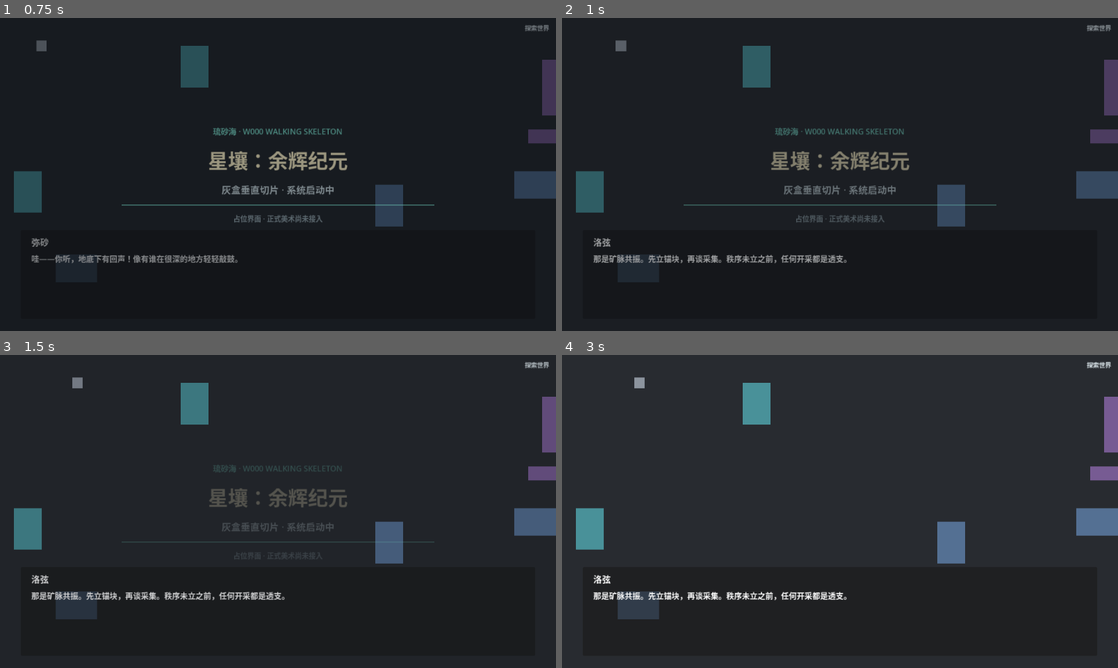
Above: before the commit, frames 1-4 (two rows, left to right).
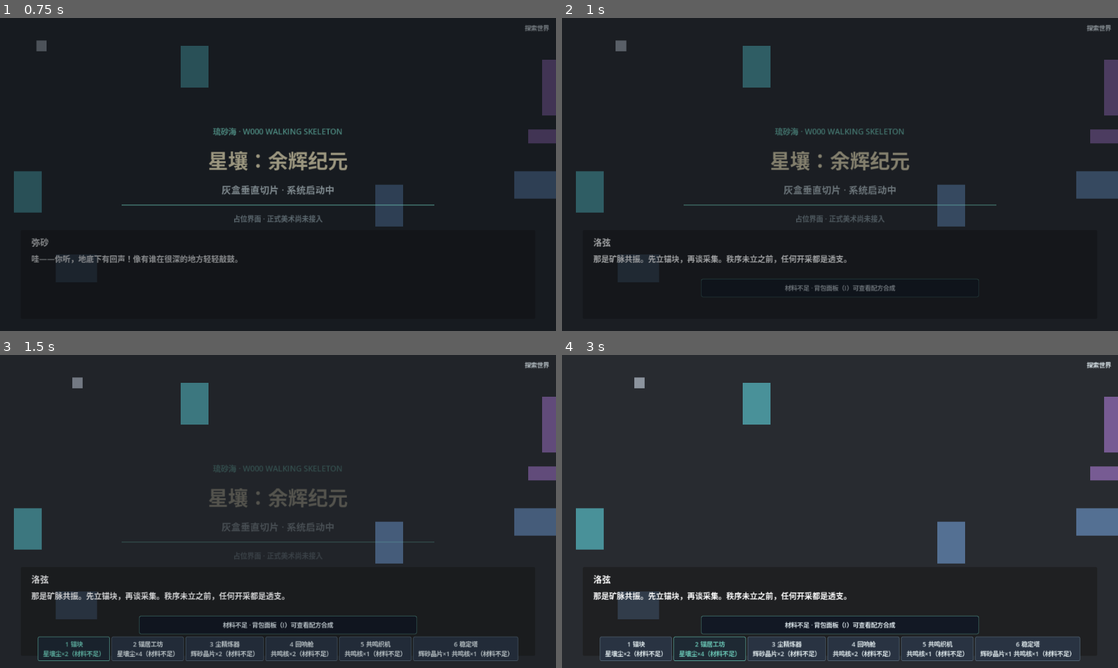
Above: after the commit, the same moments.

Repository: Asunainlove/GAMEGLM
Game: Godot game, scene res://scenes/app.tscn
The game is run twice, just before and just after one commit, with the same random seed, the same clock (stepped at 60 frames per second) and the same inputs.
Inputs (mouse positions are in pixels of both pictures, inside the frame that each line leads up to):
- Up to frame 1 (0.75 s): tap Enter (ui_accept) at 0.5 s; move the mouse to (400, 158) at 0.52 s; press the mouse at (400, 158) at 0.53 s; hold D (move_right) from 0.53 s (still down)
- Up to frame 2 (1 s): keep holding D (move_right); tap Enter (ui_accept) at 0.77 s; right-click (962, 158) at 0.8 s
- Up to frame 3 (1.5 s): release D (move_right) at 1.25 s; release the mouse at (400, 495) at 1.25 s; drag from (166, 527) to (77, 383) at 1.27 s
- Up to frame 4 (3 s): click (634, 649) at 2 s, where only the run after the commit has a clickable "1 锚块 星壤尘×2（材料不足）"; click (712, 649) at 2.75 s, where only the run after the commit has a clickable "2 锚居工坊 星壤尘×4（材料不足）"

Frame 1 is identical in both runs. In frame 2, 0.2% of the frame differs, in the area x 25-75%, y 83-88%; in frame 3, 5.5%; in frame 4, 5.7%, in the area x 6-94%, y 83-98%.

Commit message:
feat(ui): one-shot hint toast queue with six first-action triggers and callback persistence (476/476, W003-A3)

Diff:
--- a/scenes/ui_hud.tscn
+++ b/scenes/ui_hud.tscn
@@ -82,6 +82,28 @@
 grow_vertical = 0
 theme = ExtResource("2_theme")
 
+[node name="HintToast" type="PanelContainer" parent="."]
+visible = false
+layout_mode = 3
+anchors_preset = 7
+anchor_left = 0.5
+anchor_top = 1.0
+anchor_right = 0.5
+anchor_bottom = 1.0
+offset_left = -320.0
+offset_top = -112.0
+offset_right = 320.0
+offset_bottom = -78.0
+grow_horizontal = 2
+grow_vertical = 0
+mouse_filter = 2
+theme = ExtResource("2_theme")
+
+[node name="HintLabel" type="Label" parent="HintToast"]
+layout_mode = 2
+horizontal_alignment = 1
+vertical_alignment = 1
+
 [node name="MenuPanel" type="PanelContainer" parent="."]
 visible = false
 layout_mode = 3
--- a/src/integration/game_session.gd
+++ b/src/integration/game_session.gd
@@ -29,6 +29,11 @@
 ##   hp_multiplier=Progression.boss_hp_multiplier）→ encounter_finished →
 ##   胜利时 Progression.react(encounter_won)；卸载战斗场景，战败保留 due flag。
 ## - 结局链：Progression.ending_ready 且 due_event 为空且无战斗 → ending.tscn。
+## - 引导链（W003-A3）：首次操作提示经 HUD HintToast 队列展示——开局 2s 总提示、
+##   首次选中建筑、首次材料不足建造失败、首次进入矿井（mine_entered 置位后）、
+##   遭遇触发前由本节点触发；首次 O 覆盖层由 HUD 内部触发。一次性标记
+##   hint_<id>_seen 由本节点注入 hud.hint_seen_callback 的回调经 patch 落账
+##   （表现层不直接写状态）。
 ## - 存档链：每次 patch 提交后节流 SaveService.save_slot("auto")；启动时尝试
 ##   load → restore_snapshot。主菜单手动保存写 "manual" 槽并在 HUD 闪现提示；
 ##   重新开始先经 GameState.reset_to_initial 归零持久状态（Autoload 或注入
@@ -56,6 +61,9 @@
 const SAVE_NOTICE_TEXT: String = "已保存"
 const SAVE_NOTICE_SECONDS: float = 1.5
 
+## W003-A3 开局总提示（hint_move）的延迟秒数。
+const MOVE_HINT_DELAY_SECONDS: float = 2.0
+
 ## W002-GAP2 手工矿井/Boss 区触发链常量。事件经既有事件展示路径（start/pump/
 ## complete）驱动；mine_entered 与 encounter_leviathan_due 由事件 effect 步骤
 ## 经 EventRunner/Progression 既有语义落账，与"双胜+policy"路径写同一 flag 幂等。
@@ -113,6 +121,9 @@
 var _cached_encounters: Array = []
 var _last_save_msec: int = -1_000_000_000
 
+## W003-A3 开局总提示延迟计时器（one_shot，仅注入 HUD 时创建）。
+var _move_hint_timer: Timer = null
+
 
 func _ready() -> void:
 	_ensure_content_bootstrapped()
@@ -121,6 +132,7 @@
 	_bind_hud()
 	_try_load_autosave()
 	_reconcile_effect_flags()
+	_start_move_hint_timer()
 
 
 func _process(_delta: float) -> void:
@@ -152,6 +164,7 @@
 		return
 	var state := _snapshot()
 	_record_boss_room_checkpoint(state)
+	_show_mine_hint_if_due(state)
 	if dialogue_box != null:
 		if _mine_entry_due(state):
 			_start_event(MINE_ENTRY_EVENT_ID)
@@ -162,6 +175,8 @@
 			return
 	var encounter_id := EncounterDirector.check_triggers(state, _encounter_defs())
 	if encounter_id != "":
+		# W003-A3：首次遭遇触发前先弹战斗提示（一次性，去重与落账见 _show_hint_if_due）。
+		_show_hint_if_due(state, "battle", Hud.HINT_BATTLE_TEXT)
 		_start_encounter(encounter_id)
 		return
 	if Progression.ending_ready(state):
@@ -265,6 +280,9 @@
 		)
 	var result := building_rules.attempt_build(_snapshot(), building_def, chunk_id, cell, store)
 	if not result.is_ok:
+		# W003-A3：首次材料不足建造失败时引导去背包配方区合成；其他失败原因不提示。
+		if result.code == "insufficient_item":
+			_show_hint_if_due(_snapshot(), "craft", Hud.HINT_CRAFT_TEXT)
 		return result
 	var react_result := Progression.react(
 		_snapshot(), "built",
@@ -364,6 +382,12 @@
 	if ContentDB.get_building(building_id).is_empty():
 		return false
 	selected_building_id = building_id
+	# W003-A3：首次选中建筑提示放置方式与数字键切换（模板按建筑中文名展开，
+	# HUD 侧按稳定 hint id "place" 一次性去重，与具体建筑名无关）。
+	_show_hint_if_due(
+		_snapshot(), "place",
+		Hud.HINT_PLACE_TEMPLATE % str(ContentDB.get_building(building_id).get("name_zh", building_id))
+	)
 	return true
 
 
@@ -908,6 +932,9 @@
 	hud.selected_provider = _current_building_selection
 	hud.unpowered_provider = unpowered_building_ids
 	hud.recipe_provider = recipe_entries
+	# W003-A3：一次性提示落账回调——表现层 show_hint 只上报 hint id，
+	# patch 写入由本回调执行。
+	hud.hint_seen_callback = _on_hint_seen
 	if not hud.build_selected.is_connected(_on_build_bar_selected):
 		hud.build_selected.connect(_on_build_bar_selected)
 	if not hud.craft_requested.is_connected(_on_craft_requested):
@@ -975,6 +1002,59 @@
 	var result := request_place(cell)
 	if not result.is_ok:
 		push_warning("GameSession: place request rejected: %s" % result.message)
+
+
+# ---------------------------------------------------------------- 首次操作引导提示链（W003-A3）
+
+
+## 开局总提示延迟计时器：_ready 时启动，MOVE_HINT_DELAY_SECONDS 后触发一次。
+## 仅在注入了 HUD 时创建；读档带回来的 hint_move_seen 在触发时由 flag 检查拦截。
+func _start_move_hint_timer() -> void:
+	if hud == null:
+		return
+	_move_hint_timer = Timer.new()
+	_move_hint_timer.name = "MoveHintTimer"
+	_move_hint_timer.one_shot = true
+	_move_hint_timer.wait_time = MOVE_HINT_DELAY_SECONDS
+	_move_hint_timer.timeout.connect(_show_move_hint_if_due)
+	add_child(_move_hint_timer)
+	_move_hint_timer.start()
+
+
+## 开局 2s 总提示（WASD/左键/右键/F）。测试直接调本方法驱动（可控 timer 等价物）。
+func _show_move_hint_if_due() -> void:
+	_show_hint_if_due(_snapshot(), "move", Hud.HINT_MOVE_TEXT)
+
+
+## mine_entered 置位后（首次进入矿井）的深处提示；tick 每帧检查，开销为一次字典读。
+func _show_mine_hint_if_due(state: Dictionary) -> void:
+	if not bool((state.get("flags", {}) as Dictionary).get(MINE_ENTERED_FLAG, false)):
+		return
+	_show_hint_if_due(state, "mine", Hud.HINT_MINE_TEXT)
+
+
+## 通用触发点：HUD 在场且快照 flags 中 hint_<id>_seen 未置位时展示 text。
+## 幂等由两层保证：本检查挡住跨会话重复（读档/重开后 flag 已置），HUD 内
+## 一次性队列挡住同一会话内的重复触发。
+func _show_hint_if_due(snapshot: Dictionary, hint_id: String, text_value: String) -> void:
+	if hud == null:
+		return
+	var flags: Dictionary = snapshot.get("flags", {}) as Dictionary
+	if bool(flags.get(Hud.HINT_FLAG_FORMAT % hint_id, false)):
+		return
+	hud.show_hint(text_value)
+
+
+## hud.hint_seen_callback 的实现（落账通道）：经独立 integration patch 把
+## hint_<id>_seen 置位——表现层只回调，绝不直接写持久状态（契约 §0）。
+## 回调在提示首次被接受时同步执行，此后 HUD 会话内去重保证同 id 只上报一次。
+func _on_hint_seen(hint_id: String) -> void:
+	var patch: Variant = _begin_integration_patch("hint_%s_seen" % hint_id)
+	if patch == null:
+		return
+	patch.set_flag(Hud.HINT_FLAG_FORMAT % hint_id, true)
+	_commit_integration_patch(patch)
+	_schedule_autosave()
 
 
 func _snapshot() -> Dictionary:
--- a/src/ui/hud.gd
+++ b/src/ui/hud.gd
@@ -6,6 +6,8 @@
 ## 表现层约束：仅通过注入的 snapshot_provider 读取状态快照进行渲染，
 ## 绝不调用 begin_patch/commit，绝不写入任何持久状态。
 ## 唯一的"写"操作是引擎级 UI 状态（节点可见性与 get_tree().paused）。
+## W003-A3 首次操作引导提示（HintToast）：一次性提示经 hint_seen_callback
+## 由集成层落账，本层只做队列展示与只读 flags 去重。
 
 signal menu_resumed
 signal save_requested
@@ -21,6 +23,33 @@
 const UNPOWERED_DOT_COLOR: Color = Color(0.85, 0.15, 0.15)
 const UNAFFORDABLE_SUFFIX: String = "（材料不足）"
 const EMPTY_RECIPES_HINT: String = "暂无可用配方：需要已建成且供电的配方建筑。"
+
+## W003-A3 首次操作引导提示文案（单一来源；game_session 触发点引用这些常量）。
+const HINT_MOVE_TEXT: String = "WASD/方向键移动 · 左键采集矿脉 · 右键/F 放置建筑"
+const HINT_PLACE_TEMPLATE: String = "右键/F 放置 %s · 数字键 1-6 切换建筑"
+const HINT_CRAFT_TEXT: String = "材料不足 · 背包面板（I）可查看配方合成"
+const HINT_OVERLAY_TEXT: String = "矿脉覆盖层 · 高亮矿脉可左键采集，便于规划路线"
+const HINT_MINE_TEXT: String = "深处有强烈共鸣 · 稳压装置随时待命"
+const HINT_BATTLE_TEXT: String = "回合制战斗 · 点击行动按钮指令队伍"
+
+## W003-A3 HintToast 展示参数：缺省停留 4s，淡入/淡出各一段。
+const DEFAULT_HINT_SECONDS: float = 4.0
+const HINT_FADE_IN_SECONDS: float = 0.25
+const HINT_FADE_OUT_SECONDS: float = 0.35
+const HINT_MIN_HOLD_SECONDS: float = 0.1
+## 一次性标记 flag 名（hint_<id>_seen）；game_session 的落账回调使用同一格式。
+const HINT_FLAG_FORMAT: String = "hint_%s_seen"
+## 模板化放置提示的归一匹配前后缀（hint id 固定为 place，与建筑名无关）。
+const HINT_PLACE_PREFIX: String = "右键/F 放置 "
+const HINT_PLACE_SUFFIX: String = " · 数字键 1-6 切换建筑"
+## 已知文案 → 稳定 hint id 查表（hint_<id>_seen 的 id 单一来源）。
+const HINT_IDS_BY_TEXT: Dictionary = {
+	HINT_MOVE_TEXT: "move",
+	HINT_CRAFT_TEXT: "craft",
+	HINT_OVERLAY_TEXT: "overlay",
+	HINT_MINE_TEXT: "mine",
+	HINT_BATTLE_TEXT: "battle",
+}
 
 const _CHOICE_FLAGS: PackedStringArray = [
 	"station_mode_exploit",
@@ -48,6 +77,10 @@
 ## recipe_provider() -> [{building_id, recipe, craftable}]
 var recipe_provider: Callable = Callable()
 
+## W003-A3 一次性提示落账回调（hint_id: String）-> void；缺省无操作。
+## 表现层不写状态：由集成层注入的回调经 patch 把 hint_<id>_seen 置位。
+var hint_seen_callback: Callable = Callable()
+
 @onready var _inventory_bar: HBoxContainer = $InventoryBar
 @onready var _objective_label: Label = $ObjectiveLabel
 @onready var _inventory_panel: PanelContainer = $InventoryPanel
@@ -55,6 +88,8 @@
 @onready var _inventory_items_box: VBoxContainer = $InventoryPanel/Content/ItemsBox
 @onready var _recipes_box: VBoxContainer = $InventoryPanel/Content/RecipesBox
 @onready var _build_bar: HBoxContainer = $BuildBar
+@onready var _hint_toast: PanelContainer = $HintToast
+@onready var _hint_label: Label = $HintToast/HintLabel
 @onready var _menu_help_panel: PanelContainer = $MenuPanel/Content/HelpPanel
 @onready var _resume_button: Button = $MenuPanel/Content/ResumeButton
 @onready var _save_button: Button = $MenuPanel/Content/SaveButton
@@ -65,6 +100,13 @@
 var _poll_timer: Timer
 var _notice_text: String = ""
 var _notice_timer: Timer = null
+
+## W003-A3 HintToast 运行态：队列逐条展示；_shown_hint_ids 做会话内一次性去重。
+var _hint_queue: Array[Dictionary] = []
+var _shown_hint_ids: Dictionary = {}
+var _hint_displaying: bool = false
+var _hint_fade_tween: Tween = null
+var _hint_timer: Timer = null
 
 
 func _ready() -> void:
@@ -97,6 +139,10 @@
 	elif event.is_action_pressed("toggle_inventory"):
 		_set_inventory_open(not _inventory_panel.visible)
 		get_viewport().set_input_as_handled()
+	elif event.is_action_pressed("toggle_overlay"):
+		# W003-A3：首次 O 覆盖层的提示触发点在 HUD 内。刻意不 set_input_as_handled——
+		# 覆盖层显隐的归属仍是 world（本层只提示，不消费输入）。
+		_maybe_show_overlay_hint()
 
 
 ## 强制重渲染（忽略 revision 缓存）。
@@ -486,6 +532,115 @@
 	_objective_label.text = objective_for(_current_snapshot())
 
 
+# ---------------------------------------------------------------- 首次操作引导提示（W003-A3）
+
+
+## 一次性提示入队：屏幕中下方 HintToast 逐条淡入淡出展示（默认停留 4s）。
+## 一次性语义按稳定 hint id 去重（hint_id_for）：同一会话内已展示/已入队的不复播；
+## 快照 flags 中 hint_<id>_seen 已置位（读档/重开）的同样跳过。首次接受时经注入的
+## hint_seen_callback 上报 id，由集成层落账——表现层绝不直接写持久状态。
+func show_hint(text_value: String, seconds: float = DEFAULT_HINT_SECONDS) -> void:
+	var hint_id := hint_id_for(text_value)
+	if _shown_hint_ids.has(hint_id):
+		return
+	_shown_hint_ids[hint_id] = true
+	if _hint_flag_enabled(hint_id):
+		return
+	if hint_seen_callback.is_valid():
+		hint_seen_callback.call(hint_id)
+	_hint_queue.append({
+		"id": hint_id,
+		"text": text_value,
+		"seconds": seconds,
+	})
+	_pump_hint_queue()
+
+
+## 文案 → 稳定 hint id（hint_<id>_seen 的 id 单一来源）。已知文案查表；模板化
+## 放置提示按前后缀归一为 "place"（与 {建筑名} 无关）；未知文案退化为文本哈希，
+## 保证任意调用仍满足"同条不重复"（生产触达的文案全部在查表/模板范围内）。
+static func hint_id_for(text_value: String) -> String:
+	if HINT_IDS_BY_TEXT.has(text_value):
+		return str(HINT_IDS_BY_TEXT[text_value])
+	if text_value.begins_with(HINT_PLACE_PREFIX) and text_value.ends_with(HINT_PLACE_SUFFIX):
+		return "place"
+	return "text_%d" % text_value.hash()
+
+
+## 只读快照 flags 判定一次性标记；绝不修改快照。
+func _hint_flag_enabled(hint_id: String) -> bool:
+	var flags: Dictionary = _current_snapshot().get("flags", {}) as Dictionary
+	return bool(flags.get(HINT_FLAG_FORMAT % hint_id, false))
+
+
+## 首次 O 覆盖层提示（hud 内直接触发）。暂停期间 world 不响应 O 键，
+## 提示与实际行为保持一致——暂停时同样跳过。
+func _maybe_show_overlay_hint() -> void:
+	if get_tree() != null and get_tree().paused:
+		return
+	show_hint(HINT_OVERLAY_TEXT)
+
+
+## 队列泵：空闲且队列非空时展示队首；正在展示则等待完成方法回调再泵。
+func _pump_hint_queue() -> void:
+	if _hint_displaying or _hint_queue.is_empty():
+		return
+	var entry: Dictionary = _hint_queue.pop_front() as Dictionary
+	_display_hint(entry)
+
+
+func _display_hint(entry: Dictionary) -> void:
+	_hint_displaying = true
+	_hint_label.text = str(entry.get("text", ""))
+	_hint_toast.visible = true
+	_hint_toast.modulate.a = 0.0
+	_play_hint_fade(1.0, HINT_FADE_IN_SECONDS)
+	var hold_seconds := maxf(float(entry.get("seconds", DEFAULT_HINT_SECONDS)), HINT_MIN_HOLD_SECONDS)
+	_ensure_hint_timer().start(hold_seconds)
+
+
+## 停留超时 → 开始淡出。生产由 HintTimer.timeout 触发；测试可直接调（可控 timer）。
+func _on_hint_hold_timeout() -> void:
+	if not _hint_displaying:
+		return
+	_play_hint_fade(0.0, HINT_FADE_OUT_SECONDS)
+
+
+## 淡出完成 → 隐藏并立即展示队列下一条。生产由淡出 tween.finished 触发；
+## 测试可直接调（与 _on_hint_hold_timeout 配对即为一次完整完成路径）。
+func _on_hint_fade_out_finished() -> void:
+	if not _hint_displaying:
+		return
+	_hint_displaying = false
+	_hint_toast.visible = false
+	_hint_toast.modulate.a = 1.0
+	_pump_hint_queue()
+
+
+func _play_hint_fade(target_alpha: float, duration: float) -> void:
+	_kill_hint_fade()
+	_hint_fade_tween = create_tween()
+	_hint_fade_tween.tween_property(_hint_toast, "modulate:a", target_alpha, duration)
+	if target_alpha == 0.0:
+		_hint_fade_tween.finished.connect(_on_hint_fade_out_finished, CONNECT_ONE_SHOT)
+
+
+func _kill_hint_fade() -> void:
+	if _hint_fade_tween != null and _hint_fade_tween.is_valid():
+		_hint_fade_tween.kill()
+	_hint_fade_tween = null
+
+
+func _ensure_hint_timer() -> Timer:
+	if _hint_timer == null:
+		_hint_timer = Timer.new()
+		_hint_timer.name = "HintTimer"
+		_hint_timer.one_shot = true
+		_hint_timer.timeout.connect(_on_hint_hold_timeout)
+		add_child(_hint_timer)
+	return _hint_timer
+
+
 func _append_label(parent: Node, text_value: String) -> void:
 	var label := Label.new()
 	label.text = text_value
--- a/tests/unit/test_integration.gd
+++ b/tests/unit/test_integration.gd
@@ -790,6 +790,130 @@
 		assert_eq(title.text, "结局：开采纪元", "exploit 路线必须呈现开采纪元结局。")
 
 
+# ---------------------------------------------------------------- 首次引导提示链（W003-A3）
+
+
+func _action_event(action_name: String) -> InputEventAction:
+	var event := InputEventAction.new()
+	event.action = action_name
+	event.pressed = true
+	return event
+
+
+func _hint_toast(hud: Hud) -> Control:
+	return hud.get_node("HintToast") as Control
+
+
+func _hint_label(hud: Hud) -> Label:
+	return hud.get_node("HintToast/HintLabel") as Label
+
+
+func _complete_current_hint(hud: Hud) -> void:
+	# 直接调 HUD 完成方法驱动超时路径（可控 timer 等价物）。
+	hud._on_hint_hold_timeout()
+	hud._on_hint_fade_out_finished()
+
+
+func _hint_flag(flag_id: String) -> bool:
+	return bool((store.snapshot()["flags"] as Dictionary).get(flag_id, false))
+
+
+func test_select_building_shows_place_hint_once_and_persists_flag() -> void:
+	var hud := _make_hud()
+	_make_session_with_hud(hud)
+	assert_true(hud.hint_seen_callback.is_valid(), "绑定的 HUD 必须注入 hint_seen_callback。")
+
+	assert_true(session.select_building("anchor_block"), "select_building 必须成功。")
+	assert_true(_hint_toast(hud).visible, "首次选中建筑必须弹出放置提示。")
+	assert_eq(_hint_label(hud).text, "右键/F 放置 锚块 · 数字键 1-6 切换建筑")
+	assert_true(_hint_flag("hint_place_seen"), "hint_seen 回调必须经 patch 落账 hint_place_seen。")
+
+	assert_true(session.select_building("anchor_workshop"), "第二次选中必须成功。")
+	_complete_current_hint(hud)
+	assert_false(_hint_toast(hud).visible, "放置提示一次性：换选建筑不得重复提示。")
+
+
+func test_move_hint_shown_after_delay_and_never_repeats() -> void:
+	var hud := _make_hud()
+	_make_session_with_hud(hud)
+
+	session._show_move_hint_if_due()
+	assert_true(_hint_toast(hud).visible, "开局延迟到点必须弹出移动/采集/放置总提示。")
+	assert_eq(_hint_label(hud).text, Hud.HINT_MOVE_TEXT)
+	assert_true(_hint_flag("hint_move_seen"), "开局提示必须经回调落账 hint_move_seen。")
+
+	_complete_current_hint(hud)
+	session._show_move_hint_if_due()
+	assert_false(_hint_toast(hud).visible, "开局提示一次性：flag 已置后不得重复。")
+
+
+func test_move_hint_skipped_when_flag_already_seen() -> void:
+	_patch_flags(["hint_move_seen"])
+	var hud := _make_hud()
+	_make_session_with_hud(hud)
+
+	session._show_move_hint_if_due()
+	assert_false(_hint_toast(hud).visible, "读档后 hint_move_seen 已置位时不得再提示。")
+
+
+func test_place_failure_without_materials_shows_craft_hint_once() -> void:
+	var hud := _make_hud()
+	_make_session_with_hud(hud)
+
+	var result: AppResult = session.request_place(_soil_cell())
+	assert_false(result.is_ok, "材料不足建造必须失败。")
+	assert_eq(result.code, "insufficient_item", "失败原因必须是材料不足。")
+	assert_true(_hint_toast(hud).visible, "首次材料不足必须弹出配方合成提示。")
+	assert_eq(_hint_label(hud).text, Hud.HINT_CRAFT_TEXT)
+	assert_true(_hint_flag("hint_craft_seen"), "合成提示必须落账 hint_craft_seen。")
+
+	_complete_current_hint(hud)
+	var again: AppResult = session.request_place(_soil_cell())
+	assert_false(again.is_ok)
+	assert_false(_hint_toast(hud).visible, "合成提示一次性：再次失败不得重复。")
+
+
+func test_mine_entered_flag_shows_mine_hint_on_tick() -> void:
+	var hud := _make_hud()
+	_make_session_with_hud(hud)
+	_patch_flags(["event_event_prologue_landing_done"])
+
+	session.tick()
+	assert_false(_hint_toast(hud).visible, "mine_entered 未置位时不得弹出矿井提示。")
+
+	_patch_flags(["mine_entered"])
+	session.tick()
+	assert_true(_hint_toast(hud).visible, "mine_entered 置位后 tick 必须弹出矿井提示。")
+	assert_eq(_hint_label(hud).text, Hud.HINT_MINE_TEXT)
+	assert_true(_hint_flag("hint_mine_seen"), "矿井提示必须落账 hint_mine_seen。")
+
+	_complete_current_hint(hud)
+	session.tick()
+	assert_false(_hint_toast(hud).visible, "矿井提示一次性。")
+
+
+func test_encounter_trigger_shows_battle_hint_before_battle() -> void:
+	var hud := _make_hud()
+	_make_session_with_hud(hud)
+	_patch_flags(["event_event_prologue_landing_done", "encounter_first_drift_due"])
+
+	session.tick()
+	assert_not_null(session.battle, "到期遭遇必须照常开战。")
+	assert_true(_hint_toast(hud).visible, "遭遇触发前必须弹出战斗提示。")
+	assert_eq(_hint_label(hud).text, Hud.HINT_BATTLE_TEXT)
+	assert_true(_hint_flag("hint_battle_seen"), "战斗提示必须落账 hint_battle_seen。")
+
+
+func test_overlay_hint_via_hud_trigger_lands_flag_through_session() -> void:
+	var hud := _make_hud()
+	_make_session_with_hud(hud)
+
+	hud._unhandled_input(_action_event("toggle_overlay"))
+	assert_true(_hint_toast(hud).visible, "首次 O 覆盖层必须弹出覆盖层用途提示。")
+	assert_eq(_hint_label(hud).text, Hud.HINT_OVERLAY_TEXT)
+	assert_true(_hint_flag("hint_overlay_seen"), "表现层触发的提示同样必须经回调落账。")
+
+
 # ---------------------------------------------------------------- 工具
 
 
--- a/tests/unit/test_ui_hud.gd
+++ b/tests/unit/test_ui_hud.gd
@@ -13,6 +13,9 @@
 ## 信号监听器宿主：同样必须存测试实例字段保活（Callable 只持 ObjectID）。
 var _spy: MenuSignalSpy = null
 
+## W003-A3 hint_seen 回调监听器宿主：同样必须存测试实例字段保活。
+var _hint_spy: HintSeenSpy = null
+
 
 class MenuSignalSpy:
 	var save_calls: int = 0
@@ -23,6 +26,13 @@
 
 	func on_restart_requested() -> void:
 		restart_calls += 1
+
+
+class HintSeenSpy:
+	var ids: Array[String] = []
+
+	func on_hint_seen(hint_id: String) -> void:
+		ids.append(hint_id)
 
 var _fake_names: Dictionary = {
 	"starsoil_dust": "星壤尘",
@@ -50,6 +60,8 @@
 func after_each() -> void:
 	get_tree().paused = false
 	_fake = null
+	_spy = null
+	_hint_spy = null
 
 
 # ---------------------------------------------------------------- helpers
@@ -404,6 +416,173 @@
 	assert_eq(objective.text, baseline, "clear_notice must restore the objective text.")
 
 
+# ---------------------------------------------------------------- hint toast（W003-A3）
+
+func _make_hint_spy_hud(payload: Dictionary) -> Hud:
+	_hint_spy = HintSeenSpy.new()
+	var hud: Hud = _make_hud(payload)
+	hud.hint_seen_callback = _hint_spy.on_hint_seen
+	return hud
+
+
+func _complete_current_hint(hud: Hud) -> void:
+	# 直接调完成方法驱动超时路径（可控 timer 等价物，避免真实等待）。
+	hud._on_hint_hold_timeout()
+	hud._on_hint_fade_out_finished()
+
+
+func test_hud_scene_has_hint_toast_contract() -> void:
+	var hud: Hud = _make_hud(_basic_payload())
+	var toast: Control = hud.get_node_or_null("HintToast") as Control
+	assert_not_null(toast, "ui_hud.tscn 必须提供 HintToast 提示条节点。")
+	if toast == null:
+		return
+	assert_true(toast is PanelContainer, "HintToast 必须是 PanelContainer。")
+	assert_false(toast.visible, "HintToast 初始必须隐藏。")
+	assert_eq(
+		toast.mouse_filter, Control.MOUSE_FILTER_IGNORE,
+		"HintToast 必须忽略鼠标，不得拦截游戏输入。"
+	)
+	var label: Label = hud.get_node_or_null("HintToast/HintLabel") as Label
+	assert_not_null(label, "HintToast 必须内嵌 HintLabel 文案节点。")
+
+
+func test_show_hint_displays_text_then_hides_via_completion_methods() -> void:
+	var hud: Hud = _make_hint_spy_hud(_basic_payload())
+	var toast: Control = hud.get_node("HintToast") as Control
+	var label: Label = hud.get_node("HintToast/HintLabel") as Label
+
+	hud.show_hint("引导提示甲")
+	assert_true(toast.visible, "show_hint 必须显示提示条。")
+	assert_eq(label.text, "引导提示甲", "提示条必须呈现当前队首文案。")
+
+	hud._on_hint_hold_timeout()
+	assert_true(
+		toast.visible,
+		"停留超时后先走淡出，完成方法调用前提示条保持可见。"
+	)
+	hud._on_hint_fade_out_finished()
+	assert_false(toast.visible, "淡出完成后提示条必须隐藏。")
+
+
+func test_show_hint_uses_seconds_for_hold_timer() -> void:
+	var hud: Hud = _make_hint_spy_hud(_basic_payload())
+	hud.show_hint("引导提示甲")
+	var timer: Timer = hud.get_node_or_null("HintTimer") as Timer
+	assert_not_null(timer, "show_hint 必须创建一次性的 HintTimer。")
+	if timer == null:
+		return
+	assert_true(timer.one_shot, "HintTimer 必须是单次触发。")
+	assert_eq(timer.wait_time, 4.0, "缺省停留时长必须是 4 秒。")
+
+	# 队列逐条展示语义：排队条目在展示时才应用自己的 seconds，不得打断当前条目。
+	hud.show_hint("引导提示乙", 2.5)
+	assert_eq(timer.wait_time, 4.0, "排队条目不得改动当前展示中的停留时长。")
+	_complete_current_hint(hud)
+	assert_eq(timer.wait_time, 2.5, "队首完成后展示下一条时应用其显式 seconds。")
+
+
+func test_show_hint_queues_follow_up_hints_in_order() -> void:
+	var hud: Hud = _make_hint_spy_hud(_basic_payload())
+	var toast: Control = hud.get_node("HintToast") as Control
+	var label: Label = hud.get_node("HintToast/HintLabel") as Label
+
+	hud.show_hint("引导提示甲")
+	hud.show_hint("引导提示乙")
+	hud.show_hint("引导提示丙")
+	assert_eq(label.text, "引导提示甲", "排队期间必须继续显示当前提示。")
+
+	_complete_current_hint(hud)
+	assert_true(toast.visible, "队首完成后必须立即展示下一条。")
+	assert_eq(label.text, "引导提示乙", "提示必须按入队顺序逐条展示。")
+
+	_complete_current_hint(hud)
+	assert_eq(label.text, "引导提示丙", "第三条必须紧随其后展示。")
+
+	_complete_current_hint(hud)
+	assert_false(toast.visible, "队列耗尽后提示条必须隐藏。")
+
+
+func test_show_hint_same_text_is_one_shot_within_session() -> void:
+	var hud: Hud = _make_hint_spy_hud(_basic_payload())
+	var toast: Control = hud.get_node("HintToast") as Control
+	var label: Label = hud.get_node("HintToast/HintLabel") as Label
+
+	hud.show_hint("引导提示甲")
+	hud.show_hint("引导提示甲")
+	_complete_current_hint(hud)
+	assert_false(toast.visible, "同条提示重复调用不得再次排队展示。")
+
+	hud.show_hint("引导提示甲")
+	assert_false(toast.visible, "已展示过的提示在同一会话内不得复播。")
+	assert_eq(label.text, "引导提示甲", "隐藏后文案保持为最后一条提示。")
+
+
+func test_show_hint_templated_place_text_dedups_by_hint_id() -> void:
+	var hud: Hud = _make_hint_spy_hud(_basic_payload())
+	var toast: Control = hud.get_node("HintToast") as Control
+	var label: Label = hud.get_node("HintToast/HintLabel") as Label
+
+	hud.show_hint("右键/F 放置 锚块 · 数字键 1-6 切换建筑")
+	hud.show_hint("右键/F 放置 共鸣织机 · 数字键 1-6 切换建筑")
+	assert_eq(label.text, "右键/F 放置 锚块 · 数字键 1-6 切换建筑")
+
+	_complete_current_hint(hud)
+	assert_false(
+		toast.visible,
+		"模板化放置提示必须按同一 hint id 去重，换建筑名不得重复。"
+	)
+	if _hint_spy != null:
+		assert_eq(_hint_spy.ids, ["place"] as Array[String], "放置提示必须以 hint id 'place' 落账一次。")
+
+
+func test_show_hint_skips_when_flag_already_seen_in_snapshot() -> void:
+	var payload: Dictionary = _basic_payload()
+	payload["flags"] = {"hint_move_seen": true, "hint_craft_seen": true}
+	var hud: Hud = _make_hint_spy_hud(payload)
+
+	hud.show_hint(Hud.HINT_MOVE_TEXT)
+	hud.show_hint(Hud.HINT_CRAFT_TEXT)
+	assert_false(
+		(hud.get_node("HintToast") as Control).visible,
+		"快照 flags 已置 hint_*_seen 时不得再次提示（重开游戏不重复）。"
+	)
+	if _hint_spy != null:
+		assert_true(_hint_spy.ids.is_empty(), "已看过的提示不得再次触发落账回调。")
+
+
+func test_show_hint_reports_seen_once_via_injected_callback() -> void:
+	var hud: Hud = _make_hint_spy_hud(_basic_payload())
+
+	hud.show_hint(Hud.HINT_MOVE_TEXT)
+	hud.show_hint(Hud.HINT_CRAFT_TEXT)
+	hud.show_hint(Hud.HINT_MOVE_TEXT)
+
+	if _hint_spy == null:
+		fail_test("hint spy must exist.")
+		return
+	assert_eq(
+		_hint_spy.ids, ["move", "craft"] as Array[String],
+		"每条提示首次入队必须以稳定 hint id 回调一次。"
+	)
+
+
+func test_toggle_overlay_action_triggers_overlay_hint_once() -> void:
+	var hud: Hud = _make_hint_spy_hud(_basic_payload())
+	var toast: Control = hud.get_node("HintToast") as Control
+	var label: Label = hud.get_node("HintToast/HintLabel") as Label
+
+	hud._unhandled_input(_action_event("toggle_overlay"))
+	assert_true(toast.visible, "首次 O 覆盖层必须弹出矿脉覆盖层用途提示。")
+	assert_eq(label.text, Hud.HINT_OVERLAY_TEXT, "覆盖层提示必须使用 hud 内置文案。")
+
+	_complete_current_hint(hud)
+	hud._unhandled_input(_action_event("toggle_overlay"))
+	assert_false(toast.visible, "覆盖层提示一次性：再次 O 键不得重复。")
+	if _hint_spy != null:
+		assert_eq(_hint_spy.ids, ["overlay"] as Array[String], "覆盖层提示必须以 hint id 'overlay' 落账一次。")
+
+
 # ---------------------------------------------------------------- objective_for table
 
 func test_objective_for_walks_progression_table() -> void:
Not shown, added: ops/evidence/W003-A3.md
